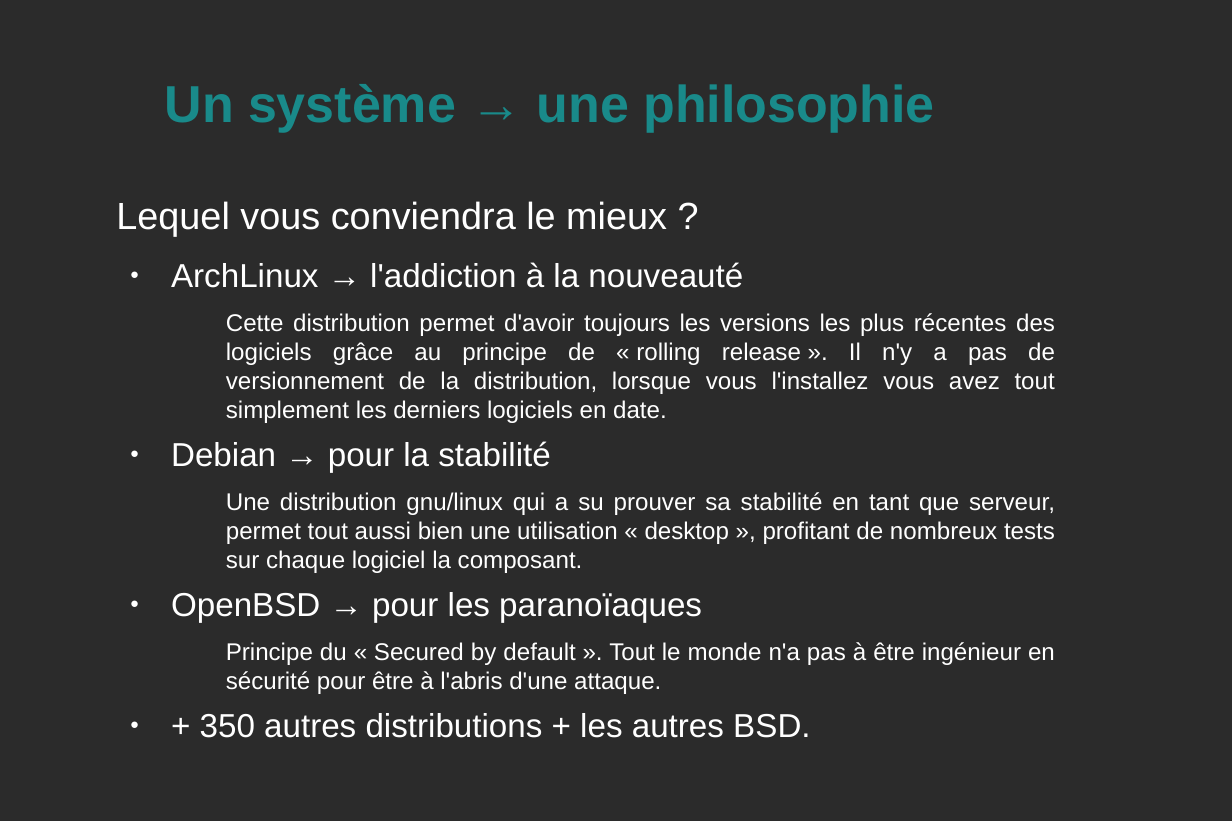
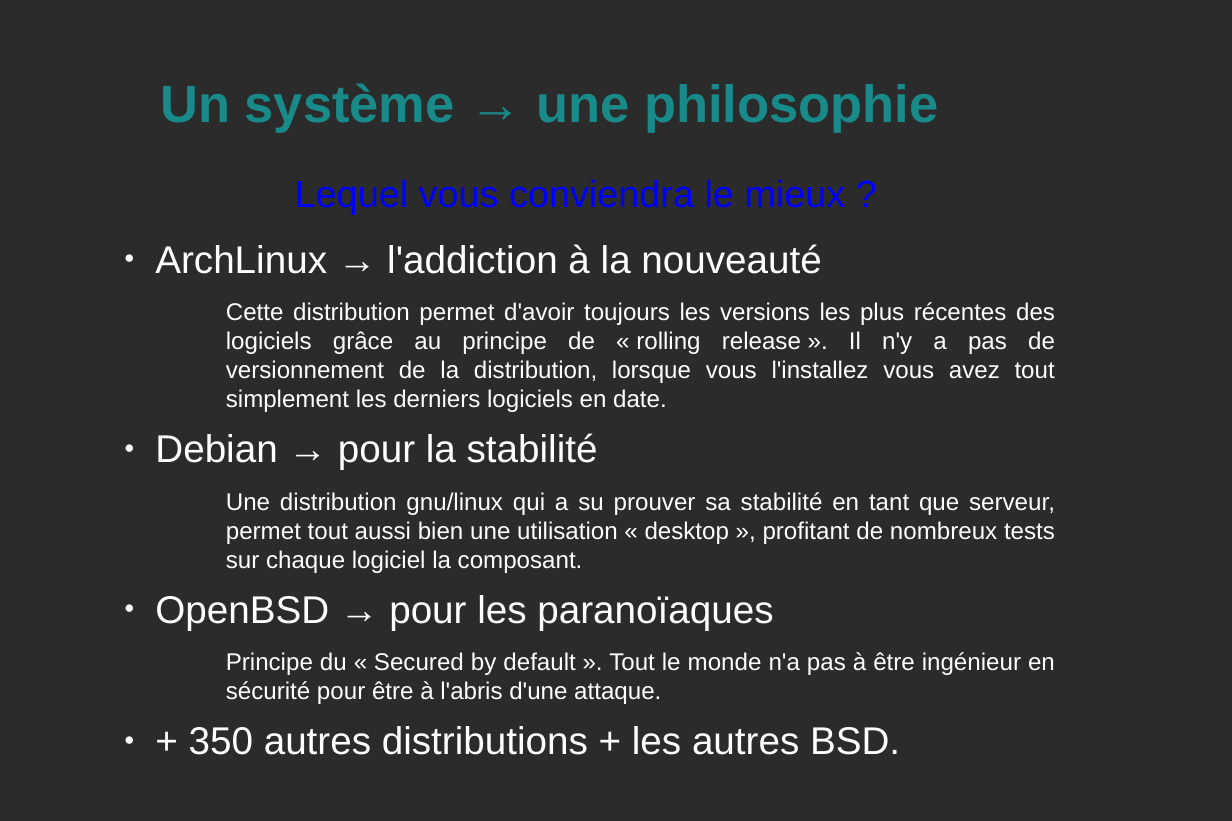
Before and after one commit to KaneRoot/public, a slide deck: slide 5 of licence_s4/com/diaporama_explicite_pas_complet.odp. Drawn at 1232x821 pixels with LibreOffice and Linux fonts; fonts in the diff are those of the drawing; background and template pictures are left out; a plain dark background stands for a picture behind light text. Boxes give left, top, right and bottom in pixels: in the first picture for what was removed or moved away, otherwise in the second. Text is boxed around its words. In the diff, an @@ line names an element or a change of style, - is before the commit and + after.

```diff
--- a/licence_s4/com/diaporama_explicite_pas_complet.odp
+++ b/licence_s4/com/diaporama_explicite_pas_complet.odp
@@ title "Un système → une philosophie" at box(160, 83, 938, 133): size 32.3 to 32.6 pt @@
@@ text "Lequel vous conviendra le mieux ...": place and size @@
-text "Lequel vous conviendra le mieux ..." at box(116, 201, 1055, 738)
+text "Lequel vous conviendra le mieux ..." at box(155, 179, 1055, 755)
@@ text "Lequel vous conviendra le mieux ..." at box(155, 179, 1055, 755): text colour #FFFFFF to #0000FF in "Lequel vous conviendra le mieux ?"; size 20.6 to 24 pt in "ArchLinux → l'addiction à la nouveauté", "Debian → pour la stabilité", "OpenBSD → pour les paranoïaques", "+ 350 autres distributions + les autres ..."; alignment left to centre; more space between paragraphs; alignment justified to left; indent changed @@
```
Also in this commit, not shown: 6 other slides changed, 2 slides added, 1 slide removed.
